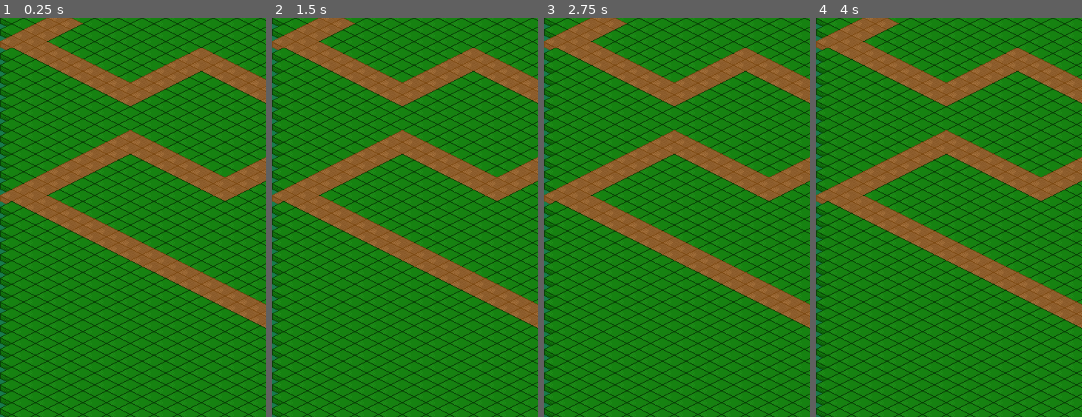
Above: before the commit, frames 1-4 (left to right).
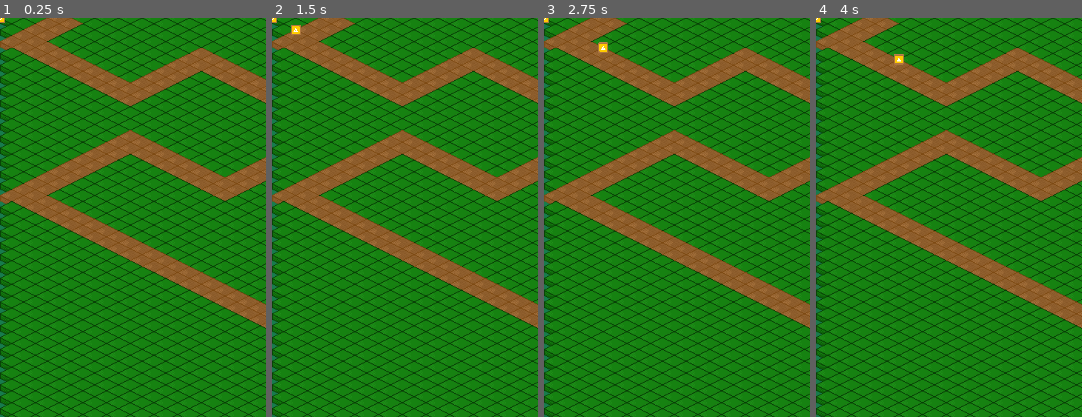
Above: after the commit, the same moments.

Repository: JanBat/GodotSandboxFun
Game: Godot game, scene res://snake_on_tilemap_test.tscn
Two runs of this game, one before a commit and one after it. Both use one fixed random seed, a clock stepped at 60 frames per second and the inputs below. This scene is started directly instead of the project's main scene.
Inputs:
- Up to frame 1 (0.25 s): no input
- Up to frame 2 (1.5 s): tap Enter at 0.5 s; hold Right (steer_right, bound only after the commit) 0.53-1.28 s; tap Up (steer_ahead, bound only after the commit) at 0.6, 1.35 s; hold Down (steer_back, bound only after the commit) from 1.28 s (still down)
- Up to frame 3 (2.75 s): tap Space at 2 s; release Down (steer_back, bound only after the commit) at 2.03 s; hold Right (steer_right, bound only after the commit) from 2.03 s (still down); tap Up (steer_ahead, bound only after the commit) at 2.1 s
- Up to frame 4 (4 s): tap Enter at 2.75 s; tap Up (steer_ahead, bound only after the commit) at 2.85, 3.6 s; tap Space at 3.5 s; release Right (steer_right, bound only after the commit) at 3.53 s; hold Left (steer_left, bound only after the commit) from 3.53 s (still down)
The pictures show only the part of the screen within x 0-50%, y 0-50%; the shares and areas given below are measured in that part.

The runs differ from the first frame. In frame 1, less than 0.1% of the frame differs, in the area x 0-2%, y 0-2%; in frame 2, 0.1%; in frame 3, 0.1%, in the area x 0-25%, y 0-9%; in frame 4, 0.1%.

Commit message:
head is moving again

Diff:
--- a/SnakeBodySegment.gd
+++ b/SnakeBodySegment.gd
@@ -1,7 +1,8 @@
 extends Sprite2D
 
-var speed
 var direction
+var direction_index
+var new_direction_index
 
 var new_direction: Vector2
 
@@ -12,7 +13,7 @@
 
 func _process(delta):
 	# apply movement
-	position += direction * delta
+	pass
 
 
 func update_direction():
--- a/project.godot
+++ b/project.godot
@@ -21,6 +21,29 @@
 window/size/viewport_height=1080
 window/stretch/mode="canvas_items"
 
+[input]
+
+steer_right={
+"deadzone": 0.5,
+"events": [Object(InputEventKey,"resource_local_to_scene":false,"resource_name":"","device":-1,"window_id":0,"alt_pressed":false,"shift_pressed":false,"ctrl_pressed":false,"meta_pressed":false,"pressed":false,"keycode":0,"physical_keycode":4194321,"key_label":0,"unicode":0,"echo":false,"script":null)
+]
+}
+steer_left={
+"deadzone": 0.5,
+"events": [Object(InputEventKey,"resource_local_to_scene":false,"resource_name":"","device":-1,"window_id":0,"alt_pressed":false,"shift_pressed":false,"ctrl_pressed":false,"meta_pressed":false,"pressed":false,"keycode":0,"physical_keycode":4194319,"key_label":0,"unicode":0,"echo":false,"script":null)
+]
+}
+steer_ahead={
+"deadzone": 0.5,
+"events": [Object(InputEventKey,"resource_local_to_scene":false,"resource_name":"","device":-1,"window_id":0,"alt_pressed":false,"shift_pressed":false,"ctrl_pressed":false,"meta_pressed":false,"pressed":false,"keycode":0,"physical_keycode":4194320,"key_label":0,"unicode":0,"echo":false,"script":null)
+]
+}
+steer_back={
+"deadzone": 0.5,
+"events": [Object(InputEventKey,"resource_local_to_scene":false,"resource_name":"","device":-1,"window_id":0,"alt_pressed":false,"shift_pressed":false,"ctrl_pressed":false,"meta_pressed":false,"pressed":false,"keycode":0,"physical_keycode":4194322,"key_label":0,"unicode":0,"echo":false,"script":null)
+]
+}
+
 [rendering]
 
 renderer/rendering_method="gl_compatibility"
--- a/snake.gd
+++ b/snake.gd
@@ -1,39 +1,71 @@
-extends Sprite2D
+class_name Snake extends Sprite2D
 
 var speed = 164
-var direction = Vector2.ZERO
+var direction_index = 0
 
-var new_direction: Vector2
+var coins_eaten = 0
+
+var new_direction_index = 0
+
+var dir_x: Vector2
+var dir_y: Vector2
+
+var clockwise_directions = [
+	Vector2(1,0),
+	Vector2(0,-1),
+	Vector2(-1,0),
+	Vector2(0, 1),
+]
 
 @export var next_segment : Sprite2D
+@export var tile_map: TileMap
+@export var grid_location: Vector2
 
 func _ready():
-	direction.x = speed
-	new_direction = direction
-	var next = next_segment
+	var size
+	if tile_map:
+		size = tile_map.tile_set.tile_size
+	else:
+		size = Vector2(30,30)
 
-	# recursively initialize all lower segments
-	while next:
-		next.direction = direction
-		next.speed = speed
-		next = next.next_segment
+	dir_x = size / 2.0
+	dir_y = Vector2(size.x / 2.0, size.y / -2.0)
+
+	# initialize segments
+	var next = self
+	var start_location = grid_location
+#	while next:
+#		next.direction_index = direction_index
+#		next.new_direction_index = direction_index
+#		next.position = grid_to_local(start_location)
+#		start_location -= clockwise_directions[direction_index]
+#		next = next.next_segment
+	direction_index = direction_index
+	new_direction_index = direction_index
+	position = grid_to_local(start_location)
+	# start_location -= clockwise_directions[direction_index]
+
 
 func _on_move_timer_timeout():
-	var next = self
-	while next:
-		if next.next_segment:
-			next.next_segment.new_direction = next.direction
-		next.direction = next.new_direction
-		next = next.next_segment
+	grid_location = grid_location + clockwise_directions[new_direction_index]
+	direction_index = new_direction_index
+	position = grid_to_local(grid_location)
 
 func _process(delta):
 	if Input.is_action_just_pressed("steer_right"):
-		new_direction = direction.rotated(PI / 2)
-		# TODO: this may eventually cause float imprecision errors - lock
-		# onto fixed fractions of PI instead?
+		new_direction_index = (direction_index + 1) % clockwise_directions.size()
 	if Input.is_action_just_pressed("steer_left"):
-		new_direction = direction.rotated(-PI / 2)
-	if Input.is_action_just_pressed("keep_going_straight"):
-		new_direction = direction
-	# apply movement
-	position += direction * delta
+		new_direction_index = (direction_index - 1) % clockwise_directions.size()
+	if Input.is_action_just_pressed("steer_back"):
+		new_direction_index = direction_index
+	if Input.is_action_just_pressed("steer_ahead"):
+		new_direction_index = direction_index
+
+
+func grid_to_local(coord: Vector2):
+	return coord.x * dir_x + coord.y * dir_y
+
+
+
+func _on_snack_timer_timeout():
+	coins_eaten += 1
--- a/snake.tscn
+++ b/snake.tscn
@@ -1,7 +1,26 @@
-[gd_scene format=3 uid="uid://dsjhm1josomyh"]
+[gd_scene load_steps=4 format=3 uid="uid://dsjhm1josomyh"]
 
-[node name="Snake" type="Sprite2D"]
+[ext_resource type="Script" path="res://snake.gd" id="1_arvse"]
+[ext_resource type="Texture2D" uid="uid://bfkveflcexy2e" path="res://art/boxExplosive.png" id="1_f1mm8"]
+[ext_resource type="Texture2D" uid="uid://pkpvwvknjjn5" path="res://art/boxCoinAlt.png" id="1_snoij"]
 
-[node name="AnimatedSprite2D" type="AnimatedSprite2D" parent="."]
+[node name="Snake" type="Sprite2D" node_paths=PackedStringArray("next_segment")]
+scale = Vector2(0.2, 0.2)
+texture = ExtResource("1_f1mm8")
+script = ExtResource("1_arvse")
+next_segment = NodePath("Children/Sprite2D")
 
-[node name="CollisionShape2D" type="CollisionShape2D" parent="."]
+[node name="MoveTimer" type="Timer" parent="."]
+wait_time = 0.5
+autostart = true
+
+[node name="SnackTimer" type="Timer" parent="."]
+
+[node name="Children" type="Node" parent="."]
+
+[node name="Sprite2D" type="Sprite2D" parent="Children"]
+scale = Vector2(0.2, 0.2)
+texture = ExtResource("1_snoij")
+
+[connection signal="timeout" from="MoveTimer" to="." method="_on_move_timer_timeout"]
+[connection signal="timeout" from="SnackTimer" to="." method="_on_snack_timer_timeout"]
--- a/snake_on_tilemap_test.tscn
+++ b/snake_on_tilemap_test.tscn
@@ -1,7 +1,13 @@
-[gd_scene load_steps=2 format=3 uid="uid://c6xtjpsbunnbb"]
+[gd_scene load_steps=3 format=3 uid="uid://hwjy6px05ja6"]
 
 [ext_resource type="PackedScene" uid="uid://c4kc222i88ts2" path="res://tile_scene.tscn" id="1_6j0dg"]
+[ext_resource type="PackedScene" uid="uid://dsjhm1josomyh" path="res://snake.tscn" id="2_woes0"]
 
 [node name="SnakeOnTilemapTest" type="Node2D"]
 
 [node name="Tile_scene" parent="." instance=ExtResource("1_6j0dg")]
+
+[node name="Snake" parent="." node_paths=PackedStringArray("tile_map") instance=ExtResource("2_woes0")]
+tile_map = NodePath("../Tile_scene/TileMap")
+
+[editable path="Tile_scene"]
